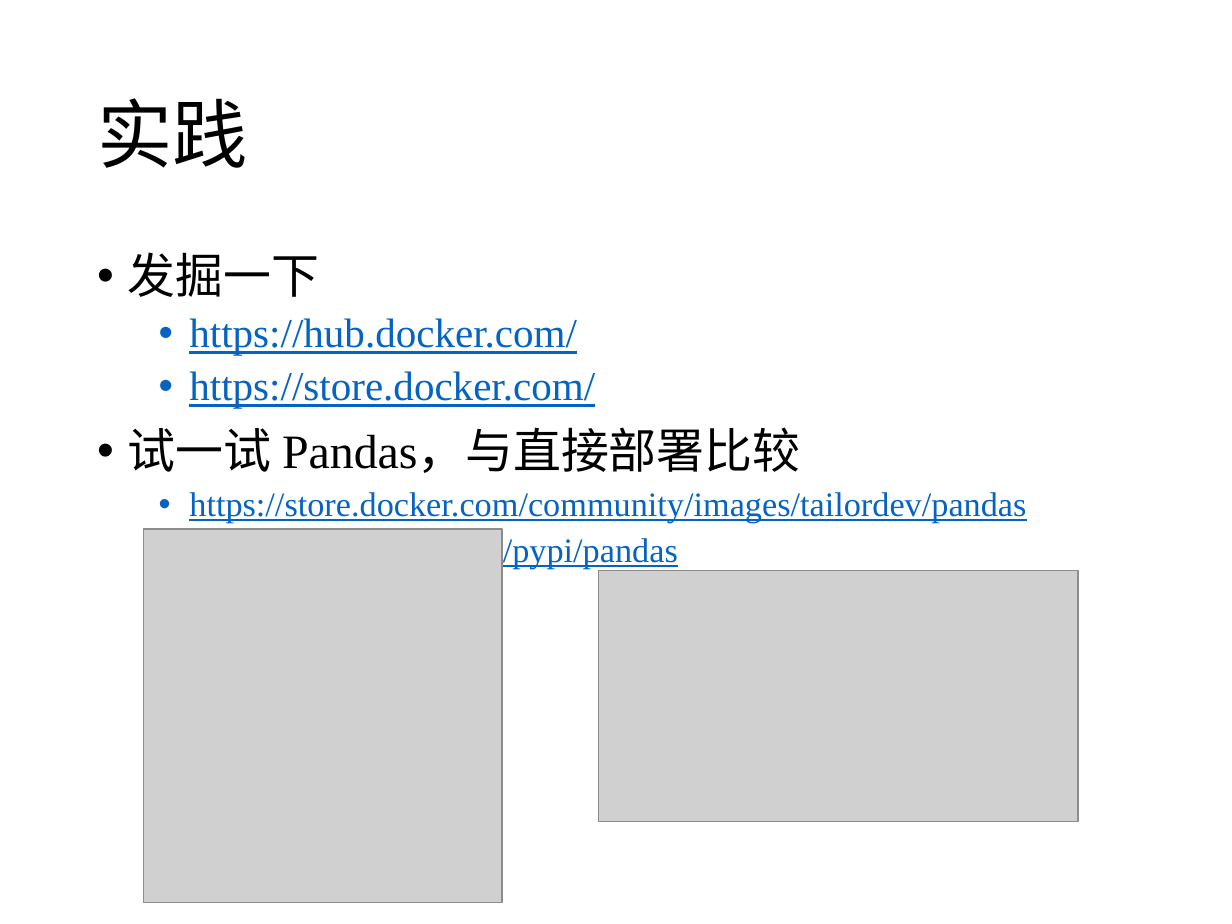
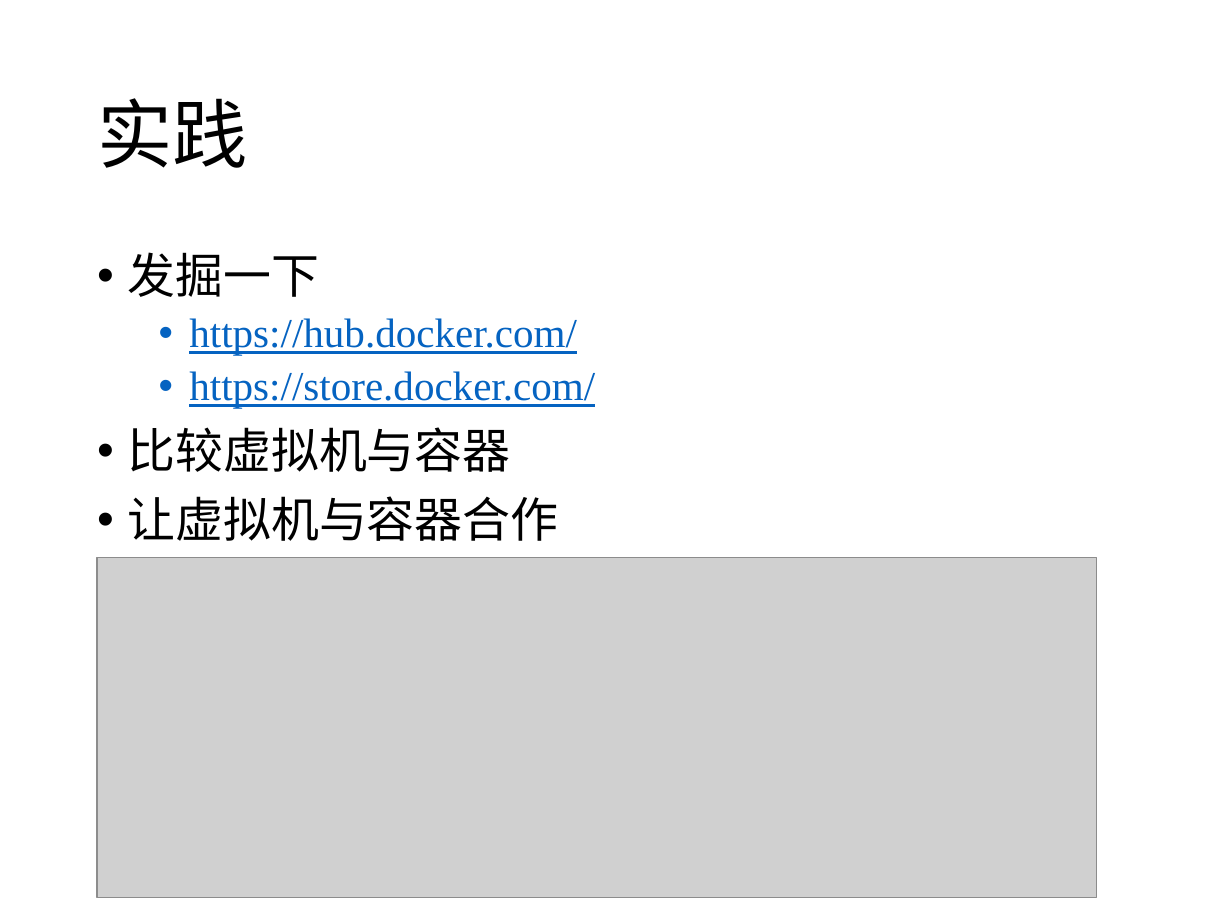
Before and after one commit to cs-course/data-center-course, a slide deck: slide 56 of data-center-2017-c03-05.pptx. Drawn at 1232x924 pixels with LibreOffice and Linux fonts; fonts in the diff are those of the drawing; grey boxes stand for pictures. Boxes give left, top, right and bottom in pixels: in the first picture for what was removed or moved away, otherwise in the second. Text is boxed around its words. In the diff, an @@ line names an element or a change of style, - is before the commit and + after.

Commit message:
docker vs container, practice and experience

```diff
--- a/data-center-2017-c03-05.pptx
+++ b/data-center-2017-c03-05.pptx
@@ text at <box>128,427,559,541</box>: text changed; size 20 to 28 pt; text colour #0563C1 to #000000 @@
-• 试一试 Pandas，与直接部署比较
-  • https://store.docker.com/community/images/tailordev/pandas
-  • https://pypi.python.org/pypi/pandas
+• 比较虚拟机与容器
+• 让虚拟机与容器合作
@@ picture removed at <box>144,529,503,902</box> @@
@@ picture added at <box>97,558,1096,898</box> @@
@@ picture removed at <box>599,570,1079,822</box> @@
```
Also in this commit, not shown: 2 slides added, 1 slide removed.
